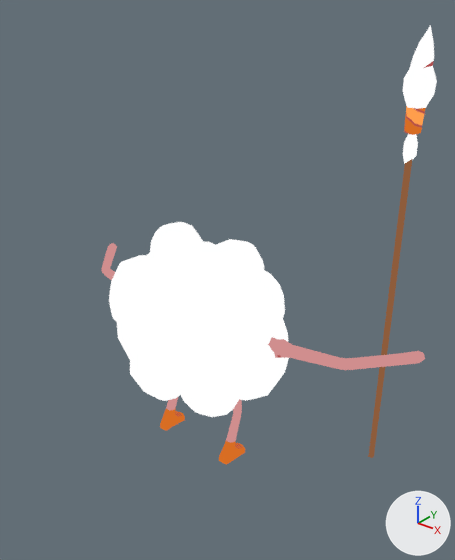
An edit to the glTF model godot/assets/models/battle/summons/Fluffantry.glb, drawn before and after from the same camera.
Both versions are drawn from a 50 mm lens placed at (0.225, -0.253, 0.285), pointed at (0.024, -0.002, 0.129). Lighting does not change. The marker at lower right points along +X, +Y and +Z. The older version comes first. Both versions are drawn at frame 20 of the action 'Fluffantry_Intro'; the numbers are the values there. Vertices at exactly the same position are counted once.

Objects in the first picture: 'Fluffantry.001'.
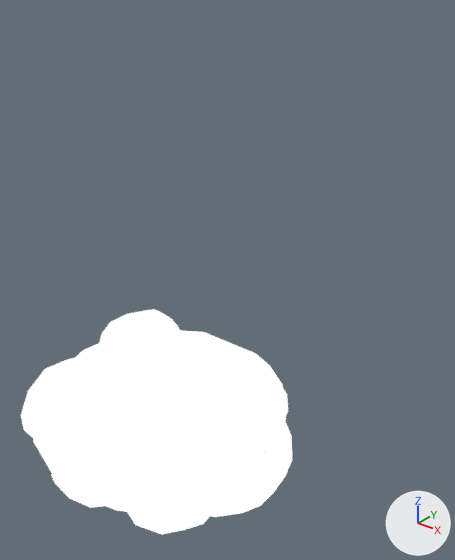
What changed in the scene script:
```text
Change me_fluffantry:
    used by ob_fluffantry_001; parent = ob_fluffantry; location = (0.0, 0.0, 0.0); rotation_euler = (1.571, 0.0, 0.0), in degrees (90, 0, 0)
    remove me_fluffantry.from_pydata(...)  # 891 vertices, 1597 faces; spans x -2.55..2.54, y -0.06..5.25, z -1.38..0.92
    add me_fluffantry.from_pydata(...)  # 891 vertices, 1597 faces; spans x -1.4..1.67, y -2.22..0.83, z -0.02..1.86
    me_fluffantry part 1: the loose piece of 55 vertices spanning x 0.29..1.22, y 1.13..2.48, z -0.5..0.48 is multiplied about its middle by the matrix ((1.366, 0.001, 0.003), (0.002, 0.006, -1.669), (-0.002, 0.864, 0.012)), then moved by (0.28, -2.46, 0.84)
    me_fluffantry part 2: the loose piece of 46 vertices spanning x -0.02..0.88, y 0.88..2.08, z -0.11..0.65 is multiplied about its middle by the matrix ((1.366, 0.001, 0.003), (0.002, 0.006, -1.669), (-0.002, 0.864, 0.012)), then moved by (0.16, -2.61, 0.28)
    me_fluffantry part 3: the loose piece of 46 vertices spanning x 0.2..1.02, y 1.73..2.7, z -0.59..0.25 is multiplied about its middle by the matrix ((1.366, 0.001, 0.003), (0.002, 0.006, -1.669), (-0.002, 0.864, 0.012)), then moved by (0.22, -2.61, 1.36)
    me_fluffantry part 4: the loose piece of 38 vertices spanning x -0.68..0.21, y 0.89..1.76, z -0.07..0.81 is multiplied about its middle by the matrix ((1.366, 0.001, 0.003), (0.002, 0.006, -1.669), (-0.002, 0.864, 0.012)), then moved by (-0.08, -2.62, 0.06)
    me_fluffantry part 5: the loose piece of 74 vertices spanning x 0.97..2.54, y 1.79..2.05, z -0.91..0.12 is scaled about its middle by (0.00167, -0.0101, -0.0181), then moved by (-0.27, -2.6, 1.33)
    me_fluffantry part 6: the loose piece of 67 vertices spanning x -0.91..-0.07, y 1.52..2.7, z 0.02..0.88 is multiplied about its middle by the matrix ((1.366, 0.001, 0.003), (0.002, 0.006, -1.669), (-0.002, 0.864, 0.012)), then moved by (-0.18, -3.53, 0.65)
    me_fluffantry part 7: the loose piece of 51 vertices spanning x -0.39..0.36, y 2.06..2.98, z -0.17..0.49 is multiplied about its middle by the matrix ((1.366, 0.001, 0.003), (0.002, 0.006, -1.669), (-0.002, 0.864, 0.012)), then moved by (0.0, -3.47, 1.3)
    me_fluffantry part 8: the loose piece of 47 vertices spanning x -0.86..-0.14, y 2.19..2.97, z -0.54..0.23 is multiplied about its middle by the matrix ((1.366, 0.001, 0.003), (0.002, 0.006, -1.669), (-0.002, 0.864, 0.012)), then moved by (-0.18, -3.0, 1.66)
    me_fluffantry part 9: the loose piece of 42 vertices spanning x 0.08..0.75, y 2.41..2.99, z -0.47..0.13 is multiplied about its middle by the matrix ((1.366, 0.001, 0.003), (0.002, 0.006, -1.669), (-0.002, 0.864, 0.012)), then moved by (0.15, -3.09, 1.78)
    me_fluffantry part 10: the loose piece of 12 vertices spanning x 1.87..1.95, y -0.06..4.08, z -1.27..-1.2 is multiplied about its middle by the matrix ((0.042, 0.007, -0.026), (-0.027, 0.006, -0.041), (-0.002, 0.049, 0.009)), then moved by (-0.42, -2.68, 2.19)
    me_fluffantry part 11: the loose piece of 58 vertices spanning x 1.75..2.1, y 3.91..5.25, z -1.38..-1.08 is multiplied about its middle by the matrix ((0.042, 0.006, -0.026), (-0.027, 0.006, -0.042), (-0.002, 0.049, 0.009)), then moved by (-0.41, -5.24, 2.31)
    me_fluffantry part 12: the loose piece of 63 vertices spanning x -1.02..1.04, y 0.88..2.87, z -0.9..0.92 is multiplied about its middle by the matrix ((1.366, 0.001, 0.003), (0.002, 0.006, -1.669), (-0.002, 0.864, 0.012)), then moved by (0.0, -2.57, 0.89)
    me_fluffantry part 13: the loose piece of 74 vertices spanning x -2.55..-0.86, y 1.78..2.04, z -0.91..0.14 is scaled about its middle by (0.0109, -0.00449, 0.0061), then moved by (0.39, -2.63, 1.32)
    me_fluffantry part 14: 134 of 891 vertices moved; they spanned x -0.63..0.65, y 0.01..1.2, z -0.21..0.2 and now span x -0.8..0.78, y -0.86..-0.48, z 0.18..0.57; mean shift (0.0, -1.1, 0.36); largest move (-0.59, 1.08, 0.11) -> (-0.8, -0.86, 0.21)
    other edits to the shape of me_fluffantry do not show in these pictures
Change ob_fluffantry_001:
    remove ob_fluffantry_001.parent = ob_fluffantry
    ob_fluffantry_001.rotation_euler: (1.571, 0.0, 0.0) -> (0.0, 0.0, 0.0)  # degrees (90, 0, 0) -> degrees (0, 0, 0)
    ob_fluffantry_001.scale: (1.0, 1.0, 1.0) -> (0.05, 0.05, 0.05)
```

Changed parts and their boxes (x1, y1, x2, y2) in the pictures (455 x 560 px; the box of a moved part takes in the faces that stretch with it):
'Fluffantry.001', reshaped, rescaled, moved, turned
    before: (101, 25, 437, 464)
    after: (21, 309, 293, 535)
part 1 of me_fluffantry, moved or reshaped
    before: (233, 318, 289, 401)
    after: (201, 420, 293, 517)
part 2 of me_fluffantry, moved or reshaped
    before: (180, 384, 239, 417)
    after: (127, 511, 210, 535)
part 3 of me_fluffantry, moved or reshaped
    before: (251, 270, 285, 323)
    after: (235, 369, 288, 437)
part 4 of me_fluffantry, moved or reshaped
    before: (130, 361, 181, 401)
    after: (51, 474, 104, 508)
part 5 of me_fluffantry, moved or reshaped (not visible afterwards)
    before: (268, 337, 425, 370)
part 6 of me_fluffantry, moved or reshaped
    before: (109, 255, 146, 325)
    after: (21, 357, 89, 440)
part 7 of me_fluffantry, moved or reshaped
    before: (163, 241, 208, 274)
    after: (106, 348, 174, 397)
part 8 of me_fluffantry, moved or reshaped
    before: (150, 222, 204, 252)
    after: (98, 309, 182, 352)
part 9 of me_fluffantry, moved or reshaped
    before: (210, 239, 264, 281)
    after: (179, 345, 259, 395)
part 10 of me_fluffantry, moved or reshaped (not visible afterwards)
    before: (368, 159, 412, 458)
part 11 of me_fluffantry, moved or reshaped (not visible afterwards)
    before: (403, 25, 437, 164)
part 12 of me_fluffantry, moved or reshaped
    before: (117, 242, 266, 393)
    after: (33, 330, 286, 515)
part 13 of me_fluffantry, moved or reshaped (not visible afterwards)
    before: (101, 243, 117, 280)
part 14 of me_fluffantry, moved or reshaped (not visible afterwards)
    before: (160, 397, 245, 464)
